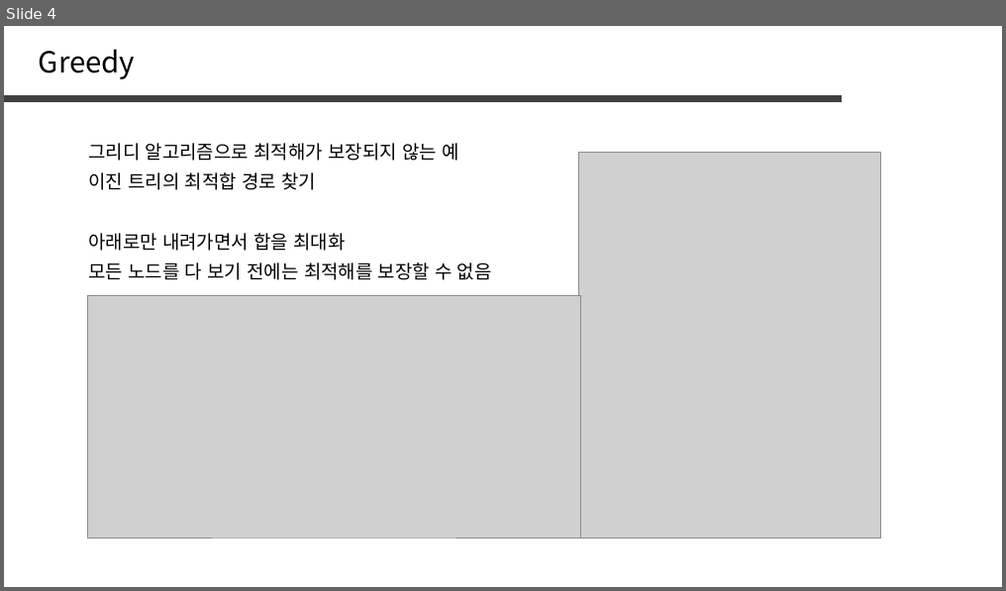
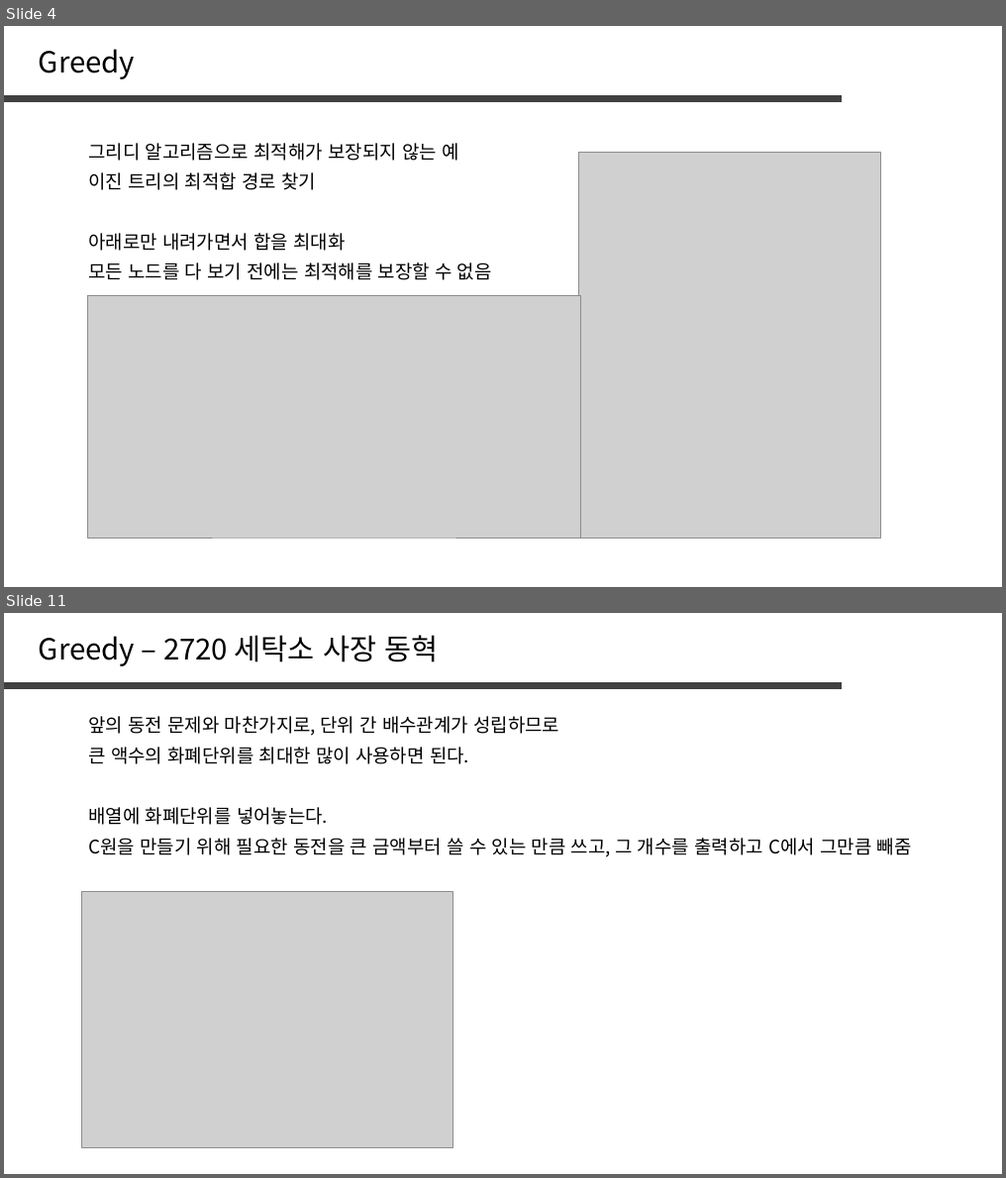
Before and after one commit to jaehoo1/PS-study, a slide deck: study/6_Greedy.pptx. Shown one above the other, each under a label of ours: slide 4 before the commit, slides 4 and 11 after it; the slides between them are not shown. The pictures are 1006x591 and 1006x1178 pixels, drawn with LibreOffice and Linux fonts; fonts in the diff are those of the drawing; grey boxes stand for pictures. Boxes give left, top, right and bottom in pixels: in the first picture for what was removed or moved away, otherwise in the second. Text is boxed around its words. In the diff, an @@ line names an element or a change of style, - is before the commit and + after.

```diff
--- a/study/6_Greedy.pptx
+++ b/study/6_Greedy.pptx
@@ slide 11 added at [4, 613, 1002, 1174], background #FFFFFF @@
@@ text added at [39, 635, 438, 666], 28 pt, text #000000 @@
+Greedy – 2720 세탁소 사장 동혁
@@ line added from (4, 685) to (843, 685), #404040 6 pt @@
@@ text added at [88, 716, 559, 736], 18 pt, text #000000 @@
+앞의 동전 문제와 마찬가지로, 단위 간 배수관계가 성립하므로
@@ text added at [88, 747, 469, 764], 18 pt, text #000000 @@
+큰 액수의 화폐단위를 최대한 많이 사용하면 된다.
@@ text added at [88, 807, 328, 825], 18 pt, text #000000 @@
+배열에 화폐단위를 넣어놓는다.
@@ text added at [88, 838, 912, 858], 18 pt, text #000000 @@
+C원을 만들기 위해 필요한 동전을 큰 금액부터 쓸 수 있는 만큼 쓰고, 그 개수를 출력하고 C에서 그만큼 빼줌
@@ picture added at [81, 891, 452, 1148] @@
```
Also in this commit, not shown: 3 slides changed, 9 other slides added, 11 slides removed.
